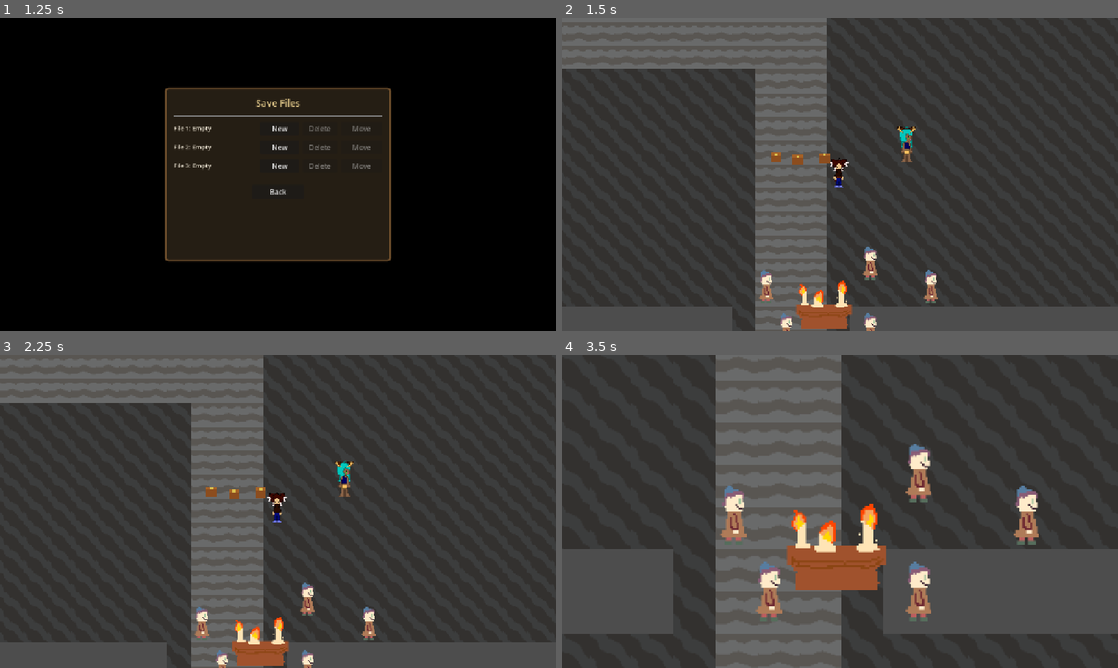
Above: before the commit, frames 1-4 (two rows, left to right).
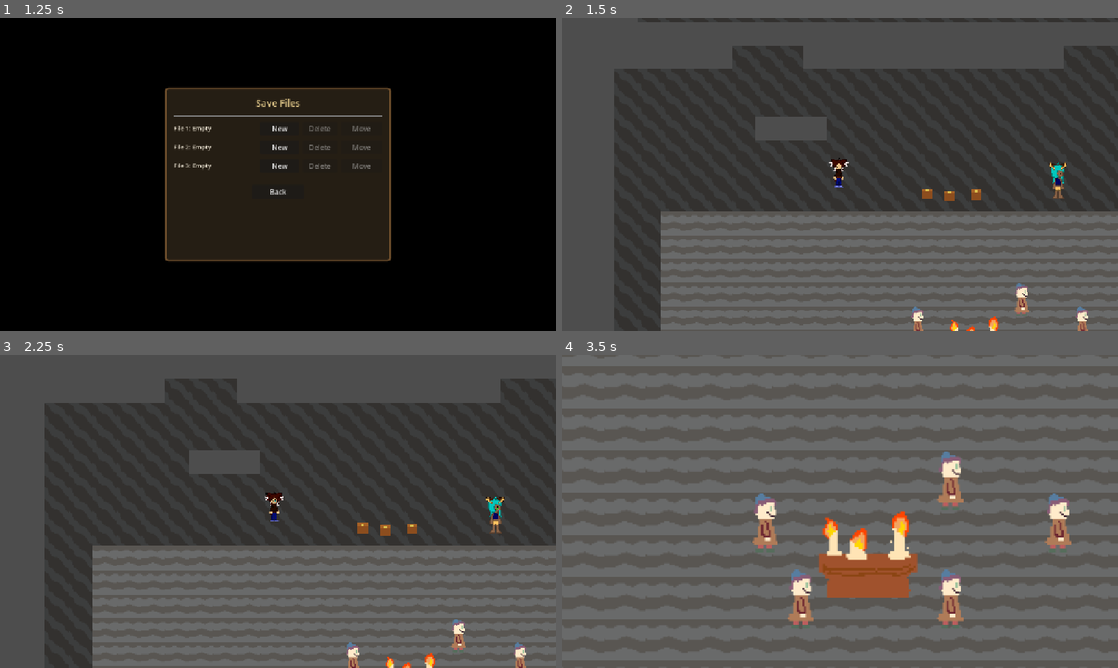
Above: after the commit, the same moments.

Repository: ki-krpto/Wood-Hollow-Academy
Game: Godot game, scene res://root.tscn
Same seed, same stepped clock (60 frames per second), same inputs: the game is played once before the commit and once after it.
Inputs:
- Up to frame 1 (1.25 s): click "Start" at 0.5 s
- Up to frame 2 (1.5 s): click "New" at 1.25 s
- Up to frame 3 (2.25 s): tap Enter at 2 s; hold D (right) from 2.03 s (still down); tap E (interact) at 2.1 s
- Up to frame 4 (3.5 s): release D (right) at 2.78 s; hold S (down) from 2.78 s (still down); tap E (interact) at 2.85 s

Frame 1 is identical in both runs. In frame 2, 44% of the frame differs, in the area x 0-100%, y 0-100%; in frame 3, 44%; in frame 4, 73%.

Commit message:
move objects

Diff:
--- a/assets/maps/main/Map.tscn
+++ b/assets/maps/main/Map.tscn
@@ -39,13 +39,13 @@
 
 [node name="walls" parent="." unique_id=25005779 instance=ExtResource("layer_2_id")]
 
-[node name="Layer_tile_s0_3_0" parent="." instance=ExtResource("layer_15_id")]
+[node name="Layer_tile_s0_3_0" parent="." unique_id=634100281 instance=ExtResource("layer_15_id")]
 
 [node name="Player" parent="." unique_id=1721419700 instance=ExtResource("player_id")]
-position = Vector2(477, 2046)
+position = Vector2(264, 3193)
 
 [node name="StaticBody2D" type="StaticBody2D" parent="." unique_id=1068578122]
-position = Vector2(524, 351)
+position = Vector2(311, 1498)
 
 [node name="CollisionShape2D" type="CollisionShape2D" parent="StaticBody2D" unique_id=2044596599]
 position = Vector2(4, -352)
@@ -59,6 +59,7 @@
 shape = SubResource("RectangleShape2D_q4um7")
 
 [node name="Entities" type="Node2D" parent="." unique_id=756541664]
+position = Vector2(-19, 1201)
 
 [node name="Vivi (SB)" type="StaticBody2D" parent="Entities" unique_id=1777594368]
 position = Vector2(616, 1744)
@@ -205,6 +206,7 @@
 offset_right = 13.0
 offset_bottom = 13.0
 color = Color(0.8, 0.4, 0.6, 1)
+metadata/_edit_use_anchors_ = true
 
 [node name="Cave Spider (SB)" type="StaticBody2D" parent="Entities" unique_id=438897187]
 position = Vector2(945, 1966)
@@ -235,7 +237,7 @@
 texture = ExtResource("11_a5uyu")
 
 [node name="Altar (SB)" type="StaticBody2D" parent="." unique_id=544587576]
-position = Vector2(508, 1943)
+position = Vector2(489, 3144)
 script = ExtResource("altar_id")
 
 [node name="Sprite2D" type="Sprite2D" parent="Altar (SB)" unique_id=1729093769]
Not shown: 1 places in assets/maps/main/Map.tscn that only renumber resources
